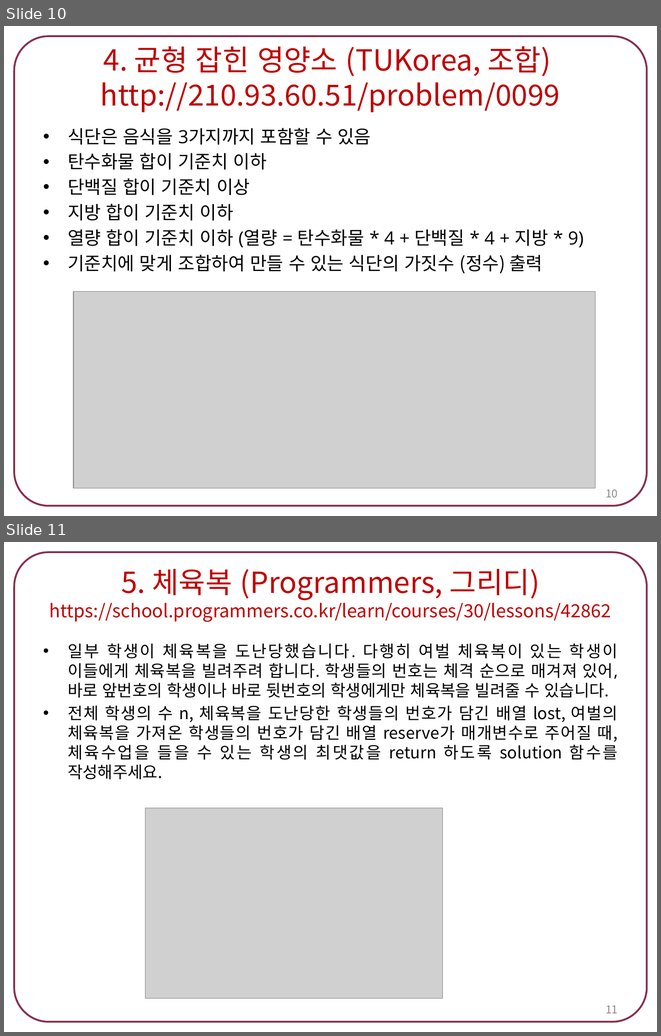
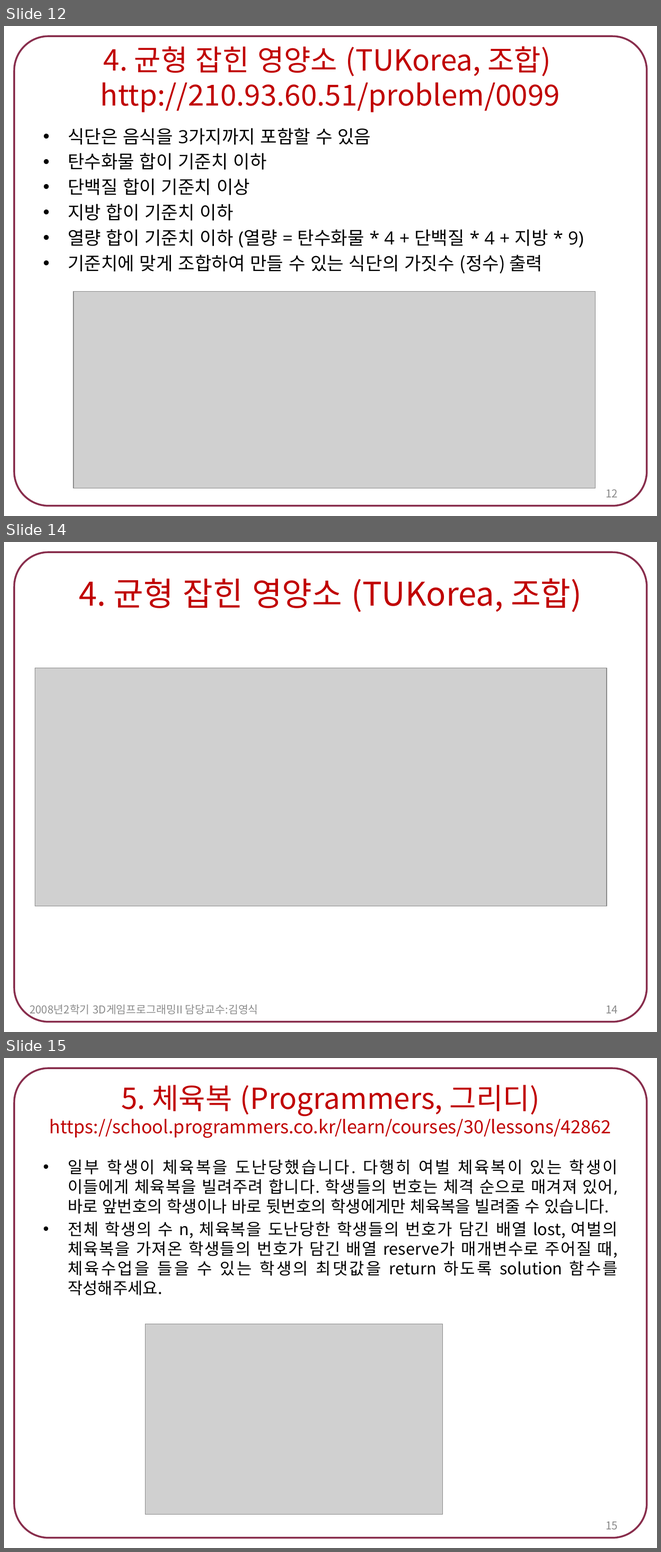
Before and after one commit to tlsdn0403/4-1, a slide deck: 스크립트언어/2021182014 박신우 숙제2.pptx. Shown one above the other, each under a label of ours: slides 10 and 11 before the commit, slides 12, 14 and 15 after it; the slides between them are not shown. The pictures are 661x1036 and 661x1552 pixels, drawn with LibreOffice and Linux fonts; fonts in the diff are those of the drawing; grey boxes stand for pictures. Boxes give left, top, right and bottom in pixels: in the first picture for what was removed or moved away, otherwise in the second. Text is boxed around its words. In the diff, an @@ line names an element or a change of style, - is before the commit and + after.

```diff
--- a/스크립트언어/2021182014 박신우 숙제2.pptx
+++ b/스크립트언어/2021182014 박신우 숙제2.pptx
@@ slide 14 added at (x1=4, y1=542, x2=657, y2=1032), background #FFFFFF; not listed: 1 template element that a slide beside it also shows @@
@@ title added at (x1=79, y1=578, x2=582, y2=612), 36 pt, text #C00000 @@
+4. 균형 잡힌 영양소 (TUKorea, 조합)
@@ picture added at (x1=35, y1=668, x2=607, y2=906) @@
@@ text added at (x1=29, y1=1004, x2=258, y2=1016), 12 pt, text #8C8C8C @@
+2008년2학기 3D게임프로그래밍II 담당교수:김영식
@@ page number added at (x1=606, y1=1005, x2=618, y2=1013), 12 pt, text #898989 @@
+14
@@ what was slide 10 is now slide 12 @@
@@ page number at (x1=606, y1=489, x2=618, y2=497): text changed @@
-10
+12
@@ what was slide 11 is now slide 15 @@
@@ page number at (x1=606, y1=1521, x2=618, y2=1529): text changed @@
-11
+15
```
Also in this commit, not shown: 4 other slides added, 7 other files.
